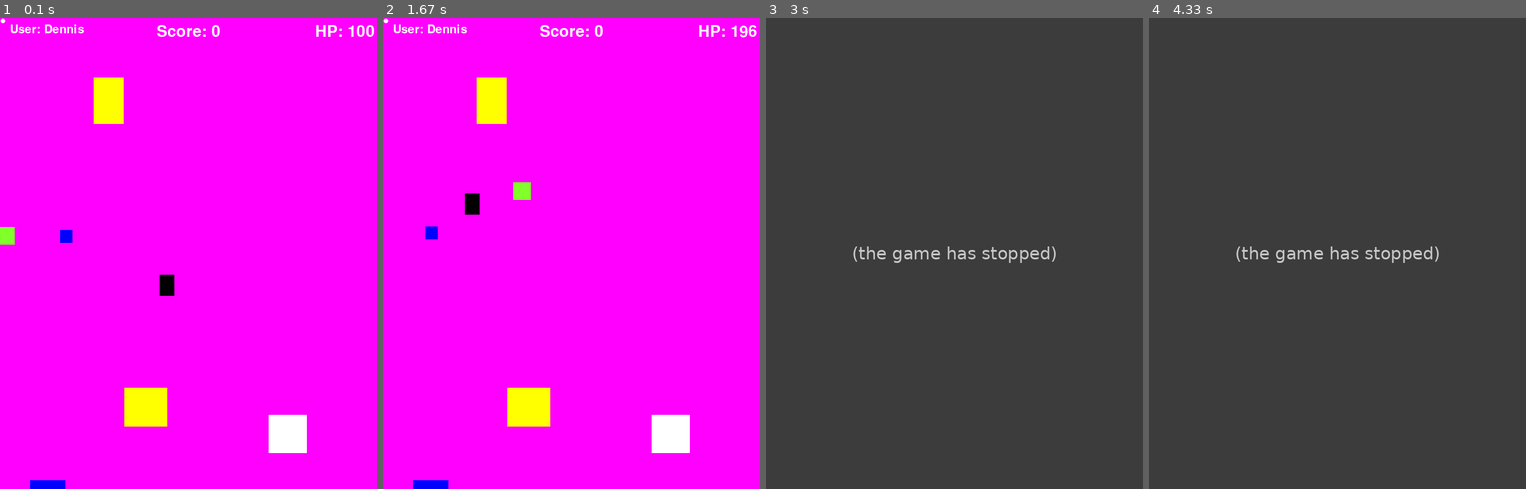
Above: before the commit, frames 1-4 (left to right).
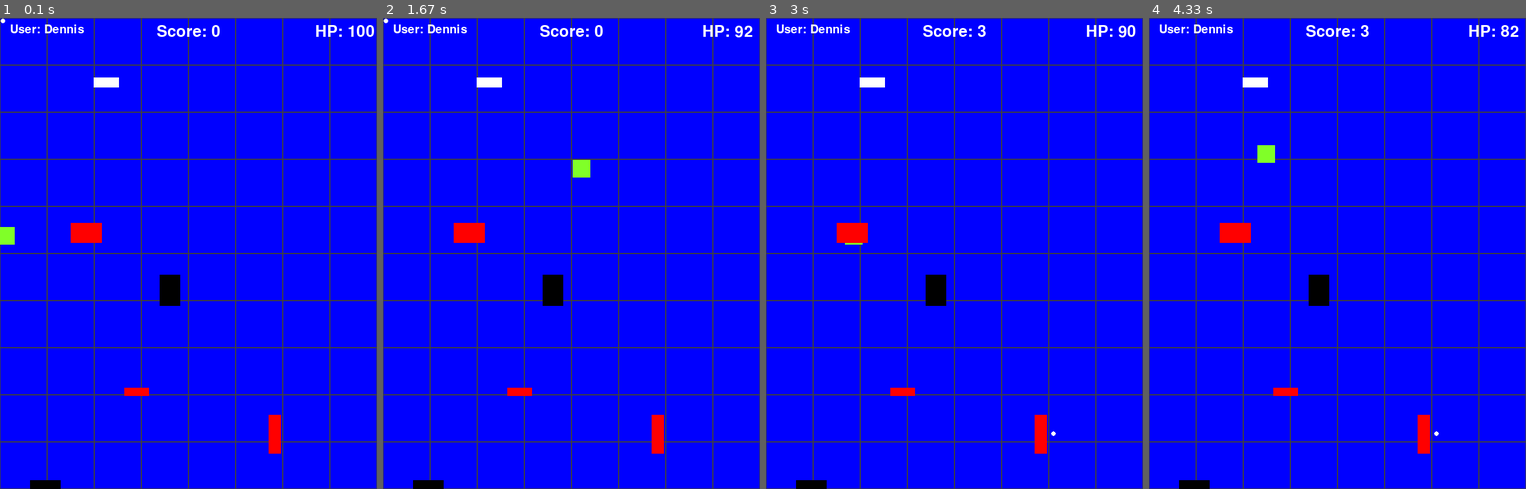
Above: after the commit, the same moments.

Repository: Dennis-Oberg/pygamemess
Game: pygame game, started from gameCore.py
Same seed, same stepped clock (60 frames per second), same inputs: the game is played once before the commit and once after it.
Inputs (mouse positions are in pixels of both pictures, inside the frame that each line leads up to):
- Up to frame 1 (0.1 s): no input
- Up to frame 2 (1.67 s): hold D 0.33-0.8 s; hold W 0.83-1.13 s; hold D 1.17-1.63 s
- Up to frame 3 (3 s): hold A 1.67-2.2 s; hold S 2.23-2.53 s; click (1052, 432) at 2.62 s; hold A from 2.9 s (still down)
- Up to frame 4 (4.33 s): release A at 3.3 s; hold W 3.33-3.7 s; hold D from 3.73 s (still down)

The runs differ from the first frame. In frame 1, 99% of the frame differs, in the area x 0-100%, y 0-100%; in frame 2, 100%; in frame 3, 95%; in frame 4, 95%.
Error before the commit: TypeError: Player.drawLine() missing 1 required positional argument: 'boxList' (gameCore.py ...; the game stopped at 2.62 s (later frames are placeholders)

Commit message:
refactor WITH BUGS YE

Diff:
--- /dev/null
+++ b/deprecated.py
@@ -0,0 +1,18 @@
+ def draw(self,win,outline=None):
+        if outline:
+            pygame.draw.rect(win, outline, (self.x-2,self.y-2,self.width+4,self.height+4),0)
+
+        pygame.draw.rect(win, self.color, (self.x,self.y,self.width,self.height),0)
+
+        if self.text != '':
+            font = pygame.font.SysFont('comicsans', 60)
+            text = font.render(self.text, 1, (0,0,0))
+            win.blit(text, (self.x + (self.width/2 - text.get_width()/2), self.y + (self.height/2 - text.get_height()/2)))
+
+def isOver(self, pos):
+
+        if pos[0] > self.x and pos[0] < self.x + self.width:
+            if pos[1] > self.y and pos[1] < self.y + self.height:
+                return True
+
+        return False
--- a/gameCore.py
+++ b/gameCore.py
@@ -15,19 +15,19 @@
 
 HEIGHT = 800
 WIDTH = 640
-ACC = 0.85
-FRIC = -0.2
+ACC = 0.95
+FRIC = -0.15
 FPS = 60
 
 BLACK = ((0,0,0))
 WHITE =((255,255,255))
 RED = ((255,0,0))
 GREEN = ((0,255,0))
-BLUE = ((0,0,255))
+BLUE = ((0,0,255, 125))
 YELLOW = ((255,255,0))
 PINK = ((255,0,255))
 SKYBLUE = ((0,255,255))
-colours = [BLACK, WHITE, RED, GREEN, BLUE, YELLOW, PINK, SKYBLUE]
+boxColours = [BLACK, WHITE, RED, GREEN,  YELLOW, PINK, SKYBLUE]
 
 
 font = pygame.font.SysFont(None, 20)
@@ -111,16 +111,18 @@
         #LÖS SENARE  boxes.rect.center funkar ej
     def isAiming(self, boxList):
         for boxes in boxList:
-            if (pygame.mouse.get_pos() == boxes.rect.center):
+            if (boxes.rect.collidepoint(pygame.mouse.get_pos())):
+
                 return True
 
-    def drawLine(self, surface, boxList):
-            pygame.draw.line(surface, colours[random.randint(0, 7)], (self.pos.x, self.pos.y - 15),pygame.mouse.get_pos(), random.randint(2,4))
+    def drawLine(self, surface):
+            pygame.draw.line(surface, boxColours[random.randint(0, 6)], (self.pos.x, self.pos.y - 15),pygame.mouse.get_pos(), random.randint(2,4))
 
     def checkBoXCollision(self, boxList):
         for boxes in boxList:
             if(self.rect.colliderect(boxes.rect)):
-               #self.hp -= 1
+               self.hp -= 1
+
                return True
 
 
@@ -136,16 +138,18 @@
             self.health =- 2
 
         if self.pos.y < 0:
-            self.vel.y = 0
+            self.pos.y = HEIGHT
             self.health =- 2
 
         if self.pos.y > HEIGHT:
-            self.vel.y = HEIGHT
+            self.pos.y = 0
             self.health =- 2
 
 class Box(pygame.sprite.Sprite):
     def __init__(self, color, x,y,width,height, text=''):
         super().__init__()
+        self.surf = pygame.Surface((random.randint(15, 60),random.randint(10, 80)))
+        self.surf.fill(boxColours[random.randint(0,6)])
         self.color = color
         self.x = x
         self.y = y
@@ -182,25 +186,13 @@
                 else:
                     self.y += min(delta_y, self.speed) if delta_y > 0 else max(delta_y, -self.speed)
 
-
-    def draw(self,win,outline=None):
-        if outline:
-            pygame.draw.rect(win, outline, (self.x-2,self.y-2,self.width+4,self.height+4),0)
-
-        pygame.draw.rect(win, self.color, (self.x,self.y,self.width,self.height),0)
-
-        if self.text != '':
-            font = pygame.font.SysFont('comicsans', 60)
-            text = font.render(self.text, 1, (0,0,0))
-            win.blit(text, (self.x + (self.width/2 - text.get_width()/2), self.y + (self.height/2 - text.get_height()/2)))
-
-    def isOver(self, pos):
-
-        if pos[0] > self.x and pos[0] < self.x + self.width:
-            if pos[1] > self.y and pos[1] < self.y + self.height:
-                return True
-
-        return False
+    def boxBehaviour(self, player):
+        if(self.rect.colliderect(player.rect)):
+           #self.rect.update((30, 30), (200,200))
+            pass
+
+
+
 
 
 
@@ -212,6 +204,7 @@
         self.surface = surface
         self.click = False
         self.mx, self.my = pygame.mouse.get_pos()
+        self.move_speed = 5
 
 
 
@@ -221,7 +214,17 @@
         textrectangle.topleft = (x , y)
         displaySurface.blit(self.textobject, self.textrectangle)
 
-
+    def defineGrid(self):
+        blockSize = 80 #Set the size of the grid block
+        for x in range(0, WIDTH, blockSize):
+            for y in range(0, HEIGHT, blockSize):
+                rect = pygame.Rect(x, y, blockSize, blockSize)
+                pygame.draw.rect(self.surface, Color(63, 63, 63, 0), rect, 1)
+                self.updateGrid(rect)
+
+
+    def updateGrid(self, rect):
+        rect.y += self.move_speed
 
     def returnRandom(self):
         return random.randint(150, 650)
@@ -266,6 +269,9 @@
         pygame.display.update()
         mainClock.tick(60)
 
+    def warning(self, displaSurface):
+        pass
+
     def draw_text(self, Surface, text, size, x, y):
         font = pygame.font.Font(font_name, size)
         text_surface = font.render(text, True, (255,255,255))
@@ -291,12 +297,13 @@
 
 boxList = []
 for randomObst in range(6):
-    boxList.append(Box(colours[random.randint(0,7)],  random.randint(40,WIDTH),random.randint(80, HEIGHT), random.randint(20,80), random.randint(20,80)))
+    boxList.append(Box(boxColours[random.randint(0,6)],  random.randint(40,WIDTH),random.randint(80, HEIGHT), random.randint(20,80), random.randint(20,80)))
     platforms.add(boxList)
 
 
 while True:
-    displaysurface.fill(PINK)
+    displaysurface.fill(BLUE)
+    gameCore.defineGrid()
 
     for event in pygame.event.get():
         if event.type == QUIT:
@@ -306,15 +313,15 @@
             pygame.quit()
             sys.exit
 
-    for boxes in boxList:
-        boxes.draw(displaysurface)
-        boxes.boxFollowPlayer(play1, boxList)
+
 
     for entity in all_sprites:
         displaysurface.blit(entity.surf, entity.rect)
 
-    #for boxes in platforms:
-     #   displaysurface.blit(boxes.surf, boxes.rect)
+    for boxes in platforms:
+        displaysurface.blit(boxes.surf, boxes.rect)
+        boxes.boxFollowPlayer(play1, boxList)
+        boxes.boxBehaviour(play1)
 
 
     font = pygame.font.SysFont(None, 24)
@@ -323,10 +330,12 @@
     gameCore.draw_text(displaysurface, "Score: " + str(gameCore.player.score), 40, WIDTH / 2, 10)
     gameCore.draw_text(displaysurface, "HP: " + str(gameCore.player.hp), 40, WIDTH -55, 10)
 
-    gameCore.gameOver(play1)
+   #gameCore.gameOver(play1)
+    play1.isAiming(boxList)
 
     play1.move()
+    play1.checkBoXCollision(boxList)
     play1.createMouse(displaysurface, boxList)
-    #play1.checkBoXCollision(boxList)
+
     pygame.display.update()
     FramePerSec.tick(FPS)
